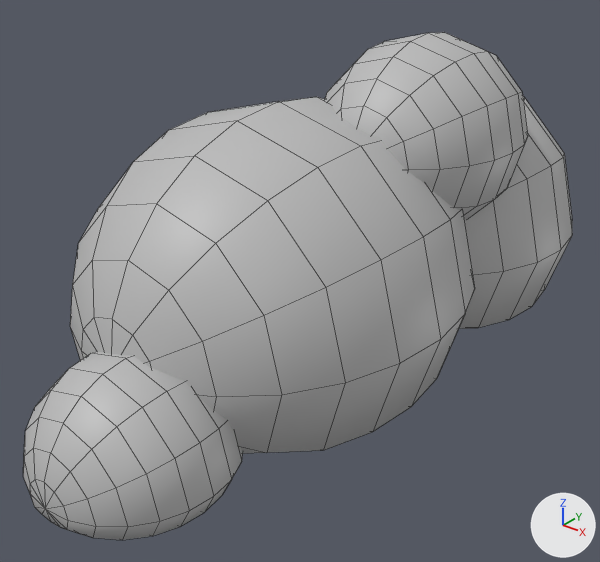
What one commit did to the FBX model Assets/Model/cloud.fbx.
One viewpoint serves both versions: a 50 mm lens placed at (2.65, -4.02, 1.9), pointed at (-0.08, -0.61, -0.21). Lighting does not change. The marker at lower right points along +X, +Y and +Z. Mesh edges are drawn as thin lines. Where no turn or scale is listed for an object, it has been applied to the vertices.
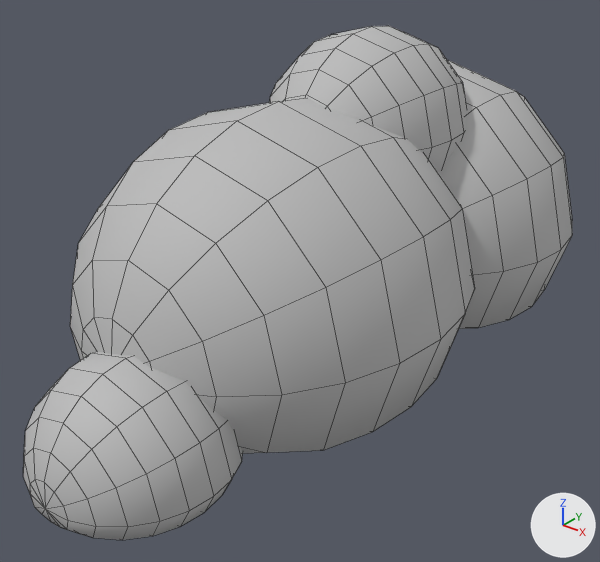
Where the newer file only moved an object's origin or applied its transform, the numbers keep the older frame.

Where the change shows, as pixel boxes [x1, y1, x2, y2] in the pictures (600 x 562 px; the box of a moved part takes in the faces that stretch with it):
'Sphere.000', reshaped: before [23, 32, 572, 540]; after [23, 26, 572, 540]
part 1 of me_mesh, moved or reshaped: before [325, 32, 528, 220]; after [269, 26, 466, 173]

Edits to the bpy script that builds the scene:
```text
Change me_mesh:
    where me_mesh.from_pydata(...)  # 670 vertices, 720 faces; spans x -1.02..0.98, y -2.37..2.22, z -0.64..1.26
    used by ob_sphere_000; location = (0.02, -0.203, -0.091)
    me_mesh part 1: the loose piece of 134 vertices spanning x -0.22..0.88, y -0.53..0.81, z 0.16..1.26 is moved by (-0.36, 0.0, 0.0)
```
